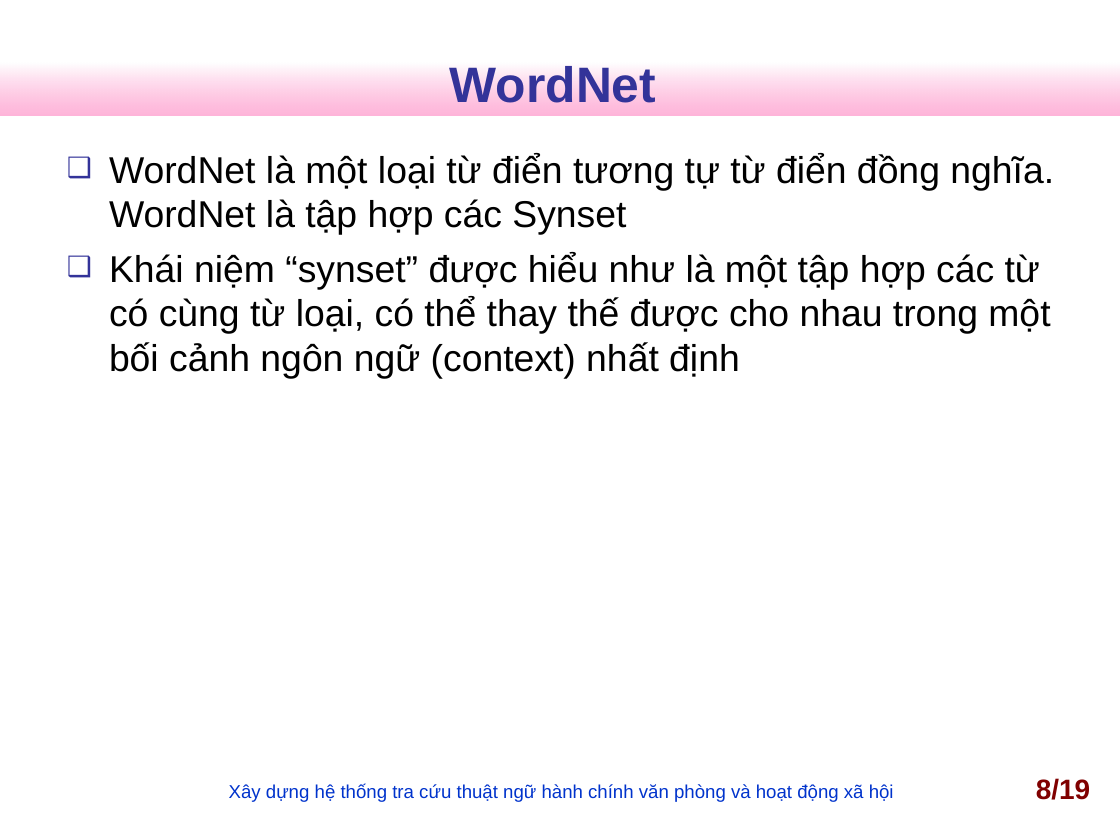
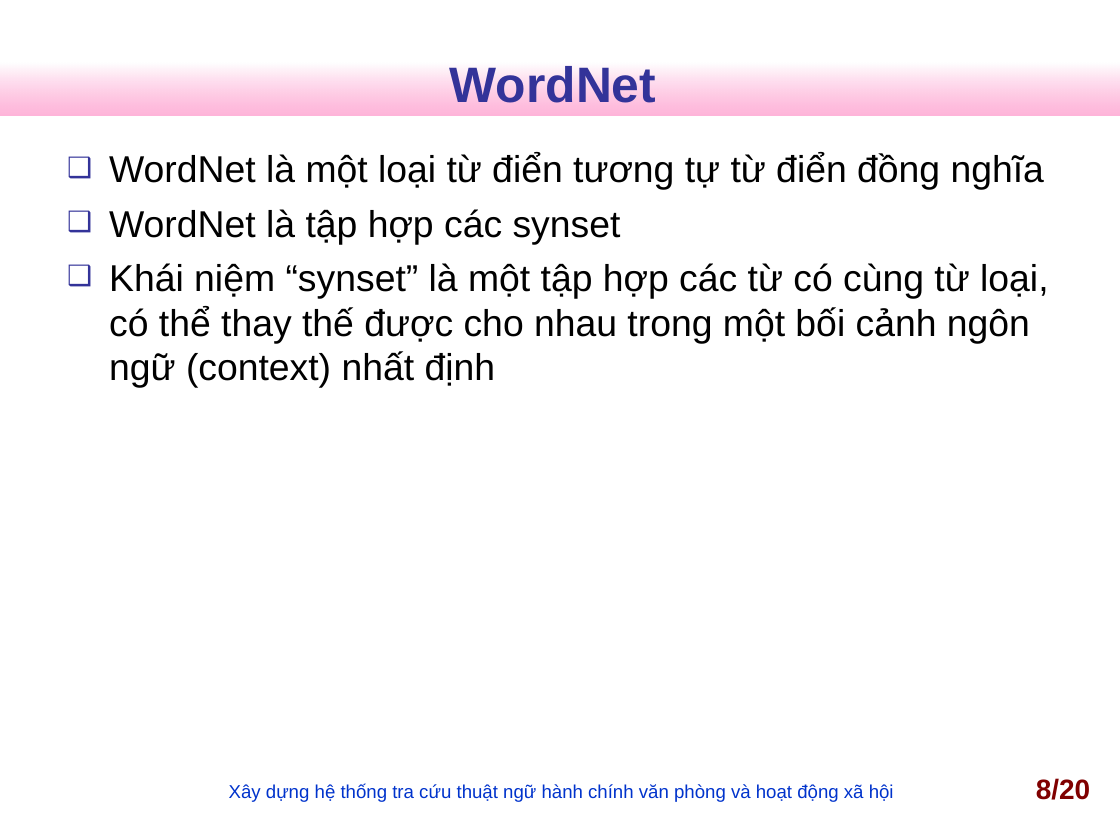
Before and after one commit to nguyentk90/tra-cuu-thuat-ngu-hanh-chinh, a slide deck: slide 8 of Documents/slideN2013.ppt. Drawn at 1120x840 pixels with LibreOffice and Linux fonts; fonts in the diff are those of the drawing; background and template pictures are left out. Boxes give left, top, right and bottom in pixels: in the first picture for what was removed or moved away, otherwise in the second. Text is boxed around its words. In the diff, an @@ line names an element or a change of style, - is before the commit and + after.

```diff
--- a/Documents/slideN2013.ppt
+++ b/Documents/slideN2013.ppt
@@ text at <box>109,153,1048,388</box>: text changed @@
-❑ WordNet là một loại từ điển tương tự từ điển đồng nghĩa. WordNet là tập hợp các Synset
-❑ Khái niệm “synset” được hiểu như là một tập hợp các từ có cùng từ loại, có thể thay thế được cho nhau trong một bối cảnh ngôn ngữ (context) nhất định
+❑ WordNet là một loại từ điển tương tự từ điển đồng nghĩa
+❑ WordNet là tập hợp các synset
+❑ Khái niệm “synset” là một tập hợp các từ có cùng từ loại, có thể thay thế được cho nhau trong một bối cảnh ngôn ngữ (context) nhất định
@@ page number at <box>1036,778,1090,800</box>: text changed @@
-8/19
+8/20
```
Also in this commit, not shown: 12 other slides changed, 1 slide added, 2 other files.
